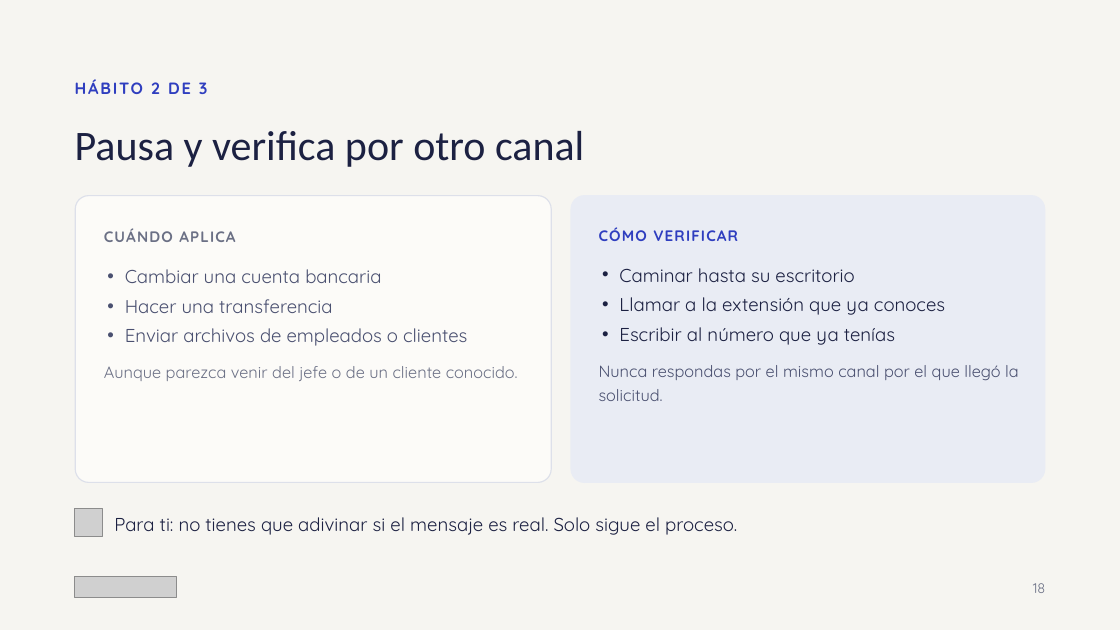
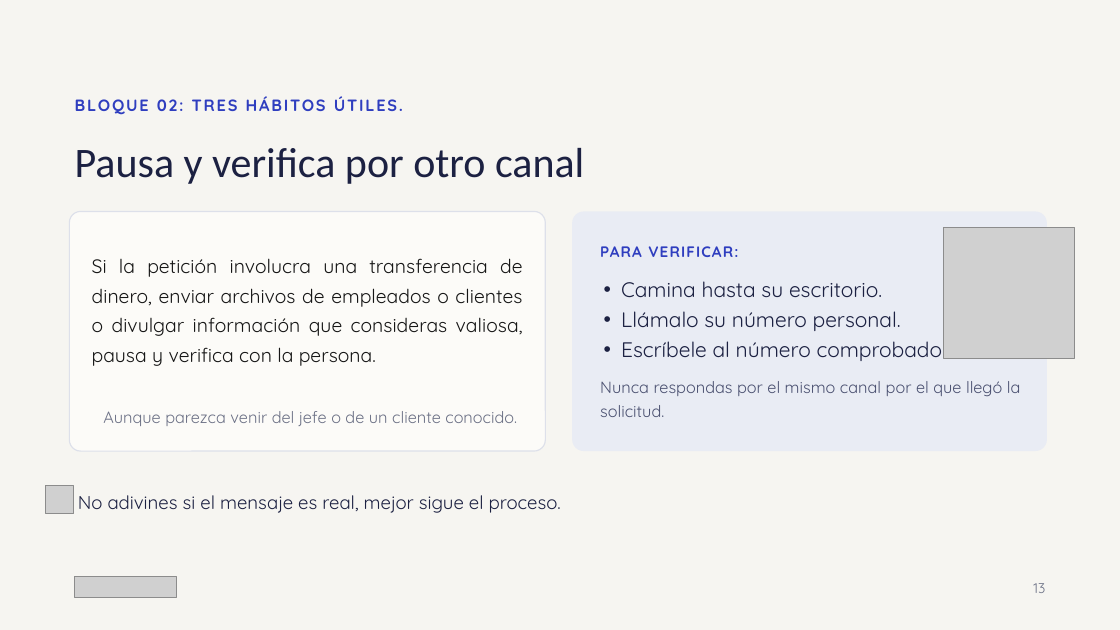
Before and after one commit to pralogy/claudecloudetemasgenerales, a slide deck: slide 13 of Ciberseguridad_sin_ansiedad.pptx. Drawn at 1120x630 pixels with LibreOffice and Linux fonts; fonts in the diff are those of the drawing; grey boxes stand for pictures. Boxes give left, top, right and bottom in pixels: in the first picture for what was removed or moved away, otherwise in the second. Text is boxed around its words. In the diff, an @@ line names an element or a change of style, - is before the commit and + after.

```diff
--- a/Ciberseguridad_sin_ansiedad.pptx
+++ b/Ciberseguridad_sin_ansiedad.pptx
@@ text at (x1=151, y1=82, x2=208, y2=94): text changed @@
-HÁBITO 2 DE 3
+BLOQUE 02: TRES HÁBITOS ÚTILES.
@@ title "Pausa y verifica por otro ..." moved from (x1=75, y1=131, x2=584, y2=167) to (x1=75, y1=148, x2=584, y2=184) @@
@@ rounded rectangle resized from (x1=76, y1=196, x2=552, y2=482) to (x1=70, y1=212, x2=546, y2=451) @@
@@ text removed at (x1=104, y1=228, x2=235, y2=242) @@
-CUÁNDO APLICA
@@ rounded rectangle resized from (x1=571, y1=195, x2=1045, y2=483) to (x1=572, y1=212, x2=1047, y2=451) @@
@@ picture added at (x1=944, y1=228, x2=1075, y2=359) @@
@@ text at (x1=92, y1=258, x2=523, y2=366): text changed; size 16 to 16.6 pt; text colour #4A5070 to #161616 @@
-• Cambiar una cuenta bancaria
-• Hacer una transferencia
-• Enviar archivos de empleados o clientes
+Si la petición involucra una transferencia de dinero, enviar archivos de empleados o clientes o divulgar información que consideras valiosa, pausa y verifica con la persona.
@@ text at (x1=600, y1=246, x2=738, y2=257): text changed @@
-CÓMO VERIFICAR
+PARA VERIFICAR:
@@ text at (x1=621, y1=281, x2=946, y2=361): text changed; size 16 to 18 pt @@
-• Caminar hasta su escritorio
-• Llamar a la extensión que ya conoces
-• Escribir al número que ya tenías
+• Camina hasta su escritorio.
+• Llámalo su número personal.
+• Escríbele al número comprobado.
@@ text "Nunca respondas por el mismo ..." moved from (x1=599, y1=365, x2=1019, y2=401) to (x1=600, y1=381, x2=1021, y2=417) @@
@@ text "Aunque parezca venir del jefe ..." moved from (x1=104, y1=366, x2=518, y2=381) to (x1=103, y1=411, x2=517, y2=426) @@
@@ picture moved from (x1=75, y1=509, x2=103, y2=537) to (x1=46, y1=486, x2=74, y2=513) @@
@@ text at (x1=78, y1=495, x2=561, y2=513): text changed @@
-Para ti: no tienes que adivinar si el mensaje es real. Solo sigue el proceso.
+No adivines si el mensaje es real, mejor sigue el proceso.
@@ text at (x1=1033, y1=583, x2=1045, y2=593): text changed @@
-18
+13
```
Also in this commit, not shown: 3 other slides changed.
